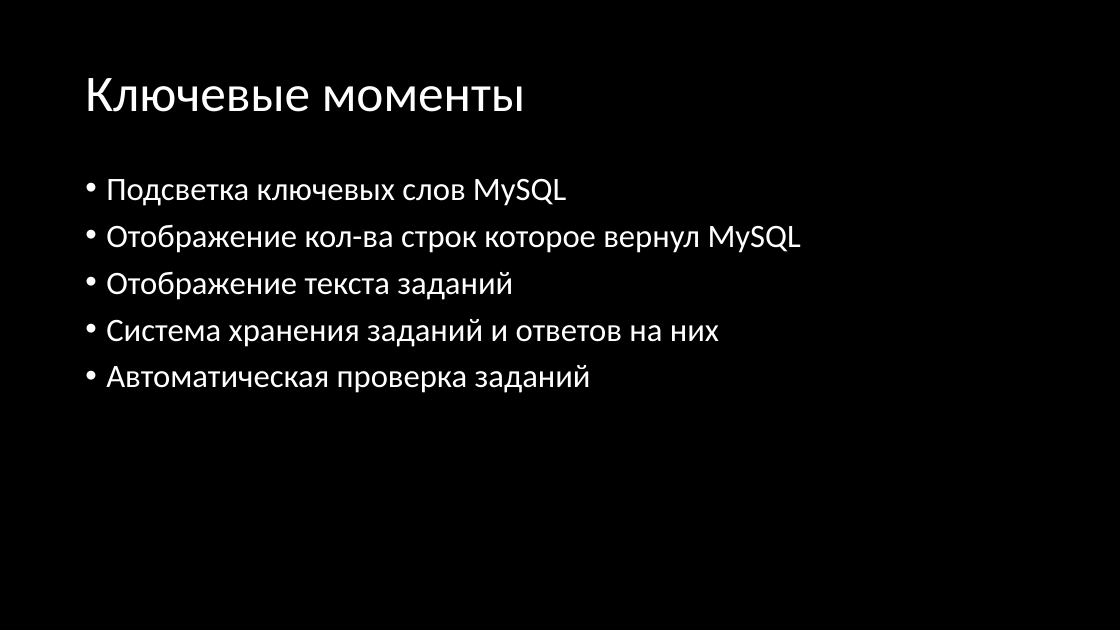
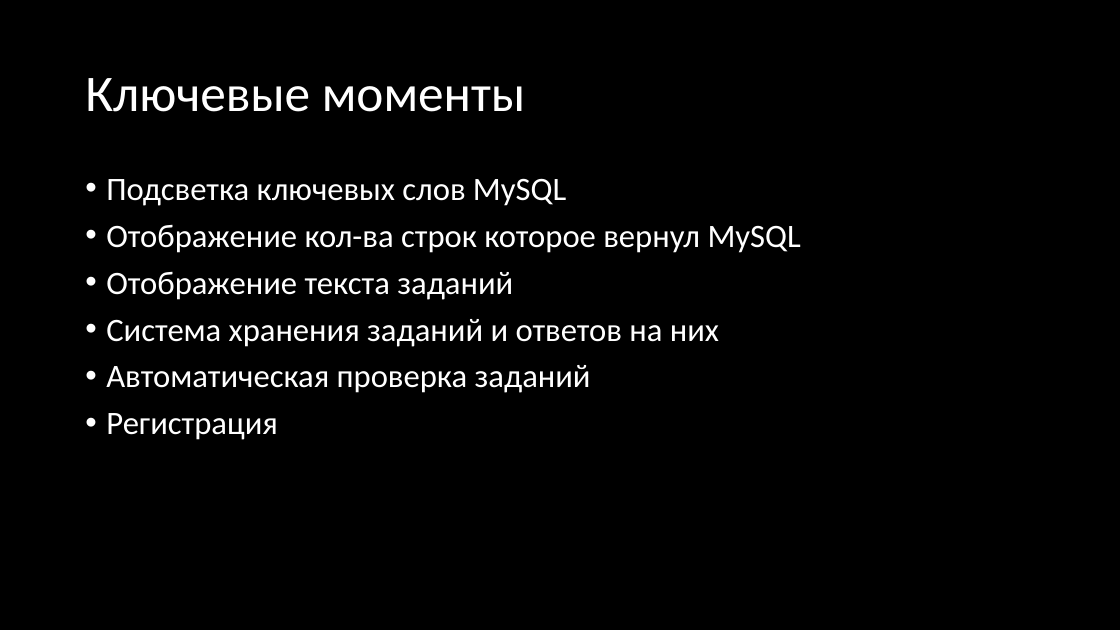
Before and after one commit to Zhur06/SQL_Teacher, a slide deck: slide 9 of Презентация.pptx (slide 8 before the commit). Drawn at 1120x630 pixels with LibreOffice and Linux fonts; fonts in the diff are those of the drawing. Boxes give left, top, right and bottom in pixels: in the first picture for what was removed or moved away, otherwise in the second. Text is boxed around its words. In the diff, an @@ line names an element or a change of style, - is before the commit and + after.

```diff
--- a/Презентация.pptx
+++ b/Презентация.pptx
@@ text at box(106, 413, 278, 440): paragraph added @@
+• Регистрация
```
Also in this commit, not shown: 3 other slides changed, 2 slides added, 22 other files.
